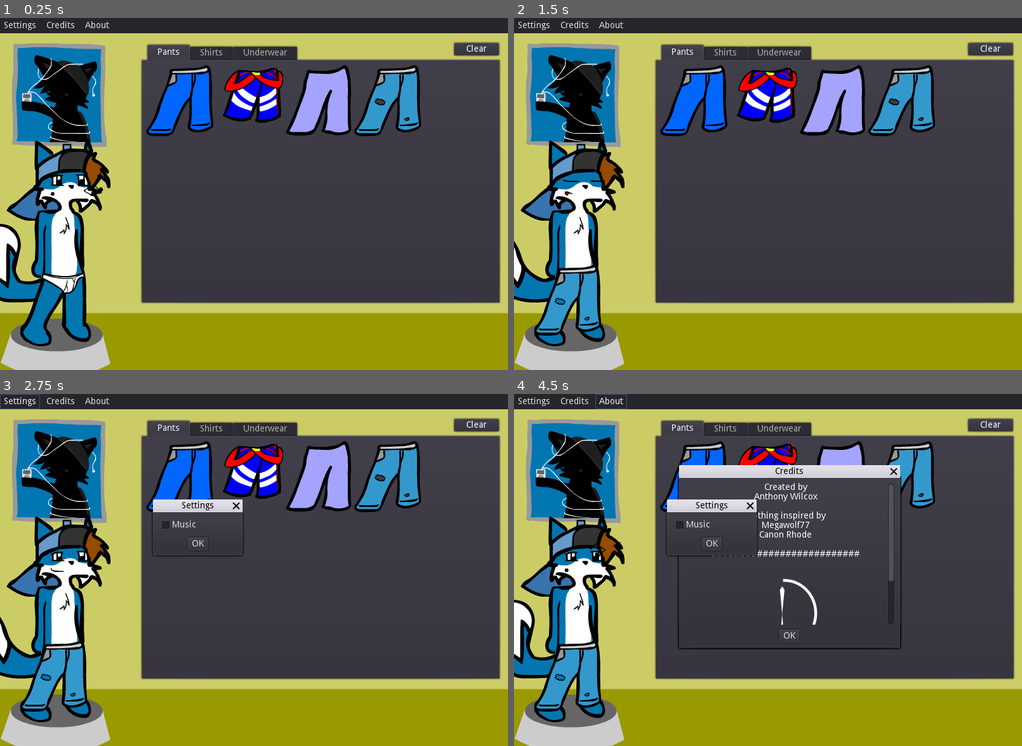
Above: before the commit, frames 1-4 (two rows, left to right).
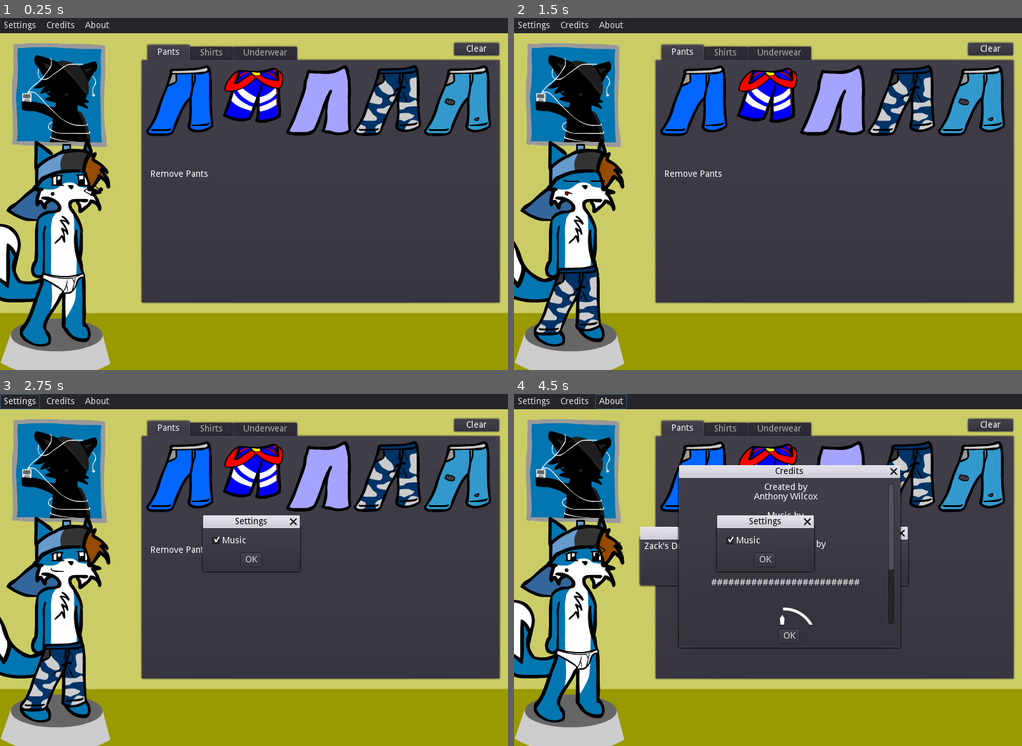
Above: after the commit, the same moments.

Repository: tonytins/dressupzack
Game: Godot game, scene res://GameScreen.tscn
Two runs of this game, one before a commit and one after it. Both use one fixed random seed, a clock stepped at 60 frames per second and the inputs below.
Inputs (mouse positions are in pixels of both pictures, inside the frame that each line leads up to; where the layout moved, square brackets give the same spot in the first picture):
- Up to frame 1 (0.25 s): no input
- Up to frame 2 (1.5 s): click (971, 98) [900, 98] at 0.5 s; click (900, 98) at 1.27 s
- Up to frame 3 (2.75 s): click "Settings" at 2 s
- Up to frame 4 (4.5 s): click (691, 548) at 2.75 s, where only the run after the commit has a clickable "Remove Pants"; click "Credits" at 3.5 s; click "About" at 4.25 s

The runs differ from the first frame. In frame 1, 4.5% of the frame differs, in the area x 1-97%, y 13-94%; in frame 2, 5.5%; in frame 3, 7.2%; in frame 4, 8.5%.

Commit message:
Replaced with piano song
- Replaced with the piano melody with an song find in typical RPGs.
- New Remove Pants/Shirt buttons
- About window was redone with the license moved to it's own dedicated window that now includes CC-BY 4.0 notice as well.
- New assets: blue camo pants and the shirt from the cancelled "What's New Zack?"
- The Zack sprite was modified to work with the new shirt. This doesn't affact older ones, though.

Diff:
--- a/project/Clothes.tscn
+++ b/project/Clothes.tscn
@@ -1,24 +1,26 @@
-[gd_scene load_steps=20 format=2]
+[gd_scene load_steps=22 format=2]
 
 [ext_resource path="res://src/Clothes.gd" type="Script" id=1]
 [ext_resource path="res://assets/DressUp.theme" type="Theme" id=2]
 [ext_resource path="res://assets/jeans.png" type="Texture" id=3]
 [ext_resource path="res://assets/dj_shorts.png" type="Texture" id=4]
 [ext_resource path="res://assets/sweat_pants.png" type="Texture" id=5]
-[ext_resource path="res://assets/beat_up_jeans.png" type="Texture" id=6]
-[ext_resource path="res://assets/old_sweatshirt.png" type="Texture" id=7]
-[ext_resource path="res://assets/dj_shirt.png" type="Texture" id=8]
-[ext_resource path="res://assets/raw_shirt.png" type="Texture" id=9]
-[ext_resource path="res://assets/atomic_shirt.png" type="Texture" id=10]
-[ext_resource path="res://assets/z_shirt.png" type="Texture" id=11]
-[ext_resource path="res://assets/biker_jacket.png" type="Texture" id=12]
-[ext_resource path="res://assets/nl_jacket.png" type="Texture" id=13]
-[ext_resource path="res://assets/korm_shirt.png" type="Texture" id=14]
-[ext_resource path="res://assets/briefs.png" type="Texture" id=15]
-[ext_resource path="res://assets/zbriefs.png" type="Texture" id=16]
-[ext_resource path="res://assets/owo_censor.png" type="Texture" id=17]
-[ext_resource path="res://assets/bottoms_placeholder.png" type="Texture" id=18]
-[ext_resource path="res://assets/tops_placeholder.png" type="Texture" id=19]
+[ext_resource path="res://assets/blue_camo_jeans.png" type="Texture" id=6]
+[ext_resource path="res://assets/beat_up_jeans.png" type="Texture" id=7]
+[ext_resource path="res://assets/old_sweatshirt.png" type="Texture" id=8]
+[ext_resource path="res://assets/dj_shirt.png" type="Texture" id=9]
+[ext_resource path="res://assets/raw_shirt.png" type="Texture" id=10]
+[ext_resource path="res://assets/atomic_shirt.png" type="Texture" id=11]
+[ext_resource path="res://assets/z_shirt.png" type="Texture" id=12]
+[ext_resource path="res://assets/biker_jacket.png" type="Texture" id=13]
+[ext_resource path="res://assets/nl_jacket.png" type="Texture" id=14]
+[ext_resource path="res://assets/korm_shirt.png" type="Texture" id=15]
+[ext_resource path="res://assets/whatsnew_shirt.png" type="Texture" id=16]
+[ext_resource path="res://assets/briefs.png" type="Texture" id=17]
+[ext_resource path="res://assets/zbriefs.png" type="Texture" id=18]
+[ext_resource path="res://assets/owo_censor.png" type="Texture" id=19]
+[ext_resource path="res://assets/bottoms_placeholder.png" type="Texture" id=20]
+[ext_resource path="res://assets/tops_placeholder.png" type="Texture" id=21]
 
 [node name="Clothes" type="Node" index="0"]
 
@@ -90,7 +92,7 @@
 anchor_right = 0.0
 anchor_bottom = 0.0
 margin_left = 2.0
-margin_right = 559.0
+margin_right = 545.0
 margin_bottom = 330.0
 rect_pivot_offset = Vector2( 0, 0 )
 rect_clip_content = false
@@ -98,7 +100,7 @@
 mouse_default_cursor_shape = 0
 size_flags_horizontal = 1
 size_flags_vertical = 1
-columns = 6
+columns = 5
 
 [node name="Jeans" type="TextureButton" parent="RefRect/Wordrobe/Pants/PantsGrid" index="0"]
 
@@ -168,7 +170,7 @@
 texture_normal = ExtResource( 5 )
 _sections_unfolded = [ "Textures" ]
 
-[node name="Beat Up Jeans" type="TextureButton" parent="RefRect/Wordrobe/Pants/PantsGrid" index="3"]
+[node name="Blue Camo Jeans" type="TextureButton" parent="RefRect/Wordrobe/Pants/PantsGrid" index="3"]
 
 anchor_left = 0.0
 anchor_top = 0.0
@@ -190,6 +192,55 @@
 group = null
 texture_normal = ExtResource( 6 )
 _sections_unfolded = [ "Textures" ]
+
+[node name="Beat Up Jeans" type="TextureButton" parent="RefRect/Wordrobe/Pants/PantsGrid" index="4"]
+
+anchor_left = 0.0
+anchor_top = 0.0
+anchor_right = 0.0
+anchor_bottom = 0.0
+margin_left = 437.0
+margin_right = 543.0
+margin_bottom = 112.0
+rect_pivot_offset = Vector2( 0, 0 )
+rect_clip_content = false
+focus_mode = 2
+mouse_filter = 0
+mouse_default_cursor_shape = 0
+size_flags_horizontal = 1
+size_flags_vertical = 1
+toggle_mode = false
+enabled_focus_mode = 2
+shortcut = null
+group = null
+texture_normal = ExtResource( 7 )
+_sections_unfolded = [ "Textures" ]
+
+[node name="Remove Pants" type="Button" parent="RefRect/Wordrobe/Pants/PantsGrid" index="5"]
+
+anchor_left = 0.0
+anchor_top = 0.0
+anchor_right = 0.0
+anchor_bottom = 0.0
+margin_top = 116.0
+margin_right = 106.0
+margin_bottom = 228.0
+rect_min_size = Vector2( 0, 112 )
+rect_pivot_offset = Vector2( 0, 0 )
+rect_clip_content = false
+focus_mode = 2
+mouse_filter = 0
+mouse_default_cursor_shape = 0
+size_flags_horizontal = 1
+size_flags_vertical = 1
+toggle_mode = false
+enabled_focus_mode = 2
+shortcut = null
+group = null
+text = "KRBT"
+flat = true
+align = 1
+_sections_unfolded = [ "Rect" ]
 
 [node name="Shirts" type="Tabs" parent="RefRect/Wordrobe" index="1"]
 
@@ -305,7 +356,7 @@
 anchor_right = 0.0
 anchor_bottom = 0.0
 margin_left = 267.0
-margin_right = 346.0
+margin_right = 352.0
 margin_bottom = 115.0
 rect_pivot_offset = Vector2( 0, 0 )
 rect_clip_content = false
@@ -327,8 +378,8 @@
 anchor_top = 0.0
 anchor_right = 0.0
 anchor_bottom = 0.0
-margin_left = 350.0
-margin_right = 431.0
+margin_left = 356.0
+margin_right = 437.0
 margin_bottom = 115.0
 rect_pivot_offset = Vector2( 0, 0 )
 rect_clip_content = false
@@ -350,8 +401,8 @@
 anchor_top = 0.0
 anchor_right = 0.0
 anchor_bottom = 0.0
-margin_left = 435.0
-margin_right = 520.0
+margin_left = 441.0
+margin_right = 526.0
 margin_bottom = 115.0
 rect_pivot_offset = Vector2( 0, 0 )
 rect_clip_content = false
@@ -411,8 +462,59 @@
 enabled_focus_mode = 2
 shortcut = null
 group = null
-texture_normal = ExtResource( 14 )
-_sections_unfolded = [ "Textures" ]
+texture_normal = ExtResource( 15 )
+_sections_unfolded = [ "Textures" ]
+
+[node name="What's New Shirt" type="TextureButton" parent="RefRect/Wordrobe/Shirts/ShirtsGrid" index="8"]
+
+anchor_left = 0.0
+anchor_top = 0.0
+anchor_right = 0.0
+anchor_bottom = 0.0
+margin_left = 178.0
+margin_top = 119.0
+margin_right = 284.0
+margin_bottom = 234.0
+rect_pivot_offset = Vector2( 0, 0 )
+rect_clip_content = false
+focus_mode = 2
+mouse_filter = 0
+mouse_default_cursor_shape = 0
+size_flags_horizontal = 1
+size_flags_vertical = 1
+toggle_mode = false
+enabled_focus_mode = 2
+shortcut = null
+group = null
+texture_normal = ExtResource( 16 )
+_sections_unfolded = [ "Rect", "Textures" ]
+
+[node name="Remove Shirt" type="Button" parent="RefRect/Wordrobe/Shirts/ShirtsGrid" index="9"]
+
+anchor_left = 0.0
+anchor_top = 0.0
+anchor_right = 0.0
+anchor_bottom = 0.0
+margin_left = 267.0
+margin_top = 119.0
+margin_right = 373.0
+margin_bottom = 234.0
+rect_min_size = Vector2( 0, 112 )
+rect_pivot_offset = Vector2( 0, 0 )
+rect_clip_content = false
+focus_mode = 2
+mouse_filter = 0
+mouse_default_cursor_shape = 0
+size_flags_horizontal = 1
+size_flags_vertical = 1
+toggle_mode = false
+enabled_focus_mode = 2
+shortcut = null
+group = null
+text = "KRTP"
+flat = true
+align = 1
+_sections_unfolded = [ "Rect" ]
 
 [node name="Underwear" type="Tabs" parent="RefRect/Wordrobe" index="2"]
 
@@ -580,8 +682,12 @@
 
 [connection signal="pressed" from="RefRect/Wordrobe/Pants/PantsGrid/Sweats" to="." method="_on_Sweats_pressed"]
 
+[connection signal="pressed" from="RefRect/Wordrobe/Pants/PantsGrid/Blue Camo Jeans" to="." method="_on_Blue_Camo_Jeans_pressed"]
+
 [connection signal="pressed" from="RefRect/Wordrobe/Pants/PantsGrid/Beat Up Jeans" to="." method="_on_Beat_Up_Jeans_pressed"]
 
+[connection signal="pressed" from="RefRect/Wordrobe/Pants/PantsGrid/Remove Pants" to="." method="_on_Remove_Pants_pressed"]
+
 [connection signal="pressed" from="RefRect/Wordrobe/Shirts/ShirtsGrid/Sweatshirt" to="." method="_on_Sweatshirt_pressed"]
 
 [connection signal="pressed" from="RefRect/Wordrobe/Shirts/ShirtsGrid/DJ Shirt" to="." method="_on_DJ_Shirt_pressed"]
@@ -598,6 +704,10 @@
 
 [connection signal="pressed" from="RefRect/Wordrobe/Shirts/ShirtsGrid/Korm Shirt" to="." method="_on_Korm_Shirt_pressed"]
 
+[connection signal="pressed" from="RefRect/Wordrobe/Shirts/ShirtsGrid/What's New Shirt" to="." method="_on_Whats_New_Shirt_pressed"]
+
+[connection signal="pressed" from="RefRect/Wordrobe/Shirts/ShirtsGrid/Remove Shirt" to="." method="_on_Remove_Shirt_pressed"]
+
 [connection signal="pressed" from="RefRect/Wordrobe/Underwear/UndiesGrid/Briefs" to="." method="_on_Briefs_pressed"]
 
 [connection signal="pressed" from="RefRect/Wordrobe/Underwear/UndiesGrid/ZBriefs" to="." method="_on_ZBriefs_pressed"]
--- a/project/GameScreen.tscn
+++ b/project/GameScreen.tscn
@@ -7,7 +7,7 @@
 [ext_resource path="res://Clothes.tscn" type="PackedScene" id=5]
 [ext_resource path="res://Interface.tscn" type="PackedScene" id=6]
 
-[node name="GameScreen" type="Node" index="0"]
+[node name="GameScreen" type="Node"]
 
 script = ExtResource( 1 )
 
--- a/project/Interface.tscn
+++ b/project/Interface.tscn
@@ -1,7 +1,7 @@
 [gd_scene load_steps=3 format=2]
 
 [ext_resource path="res://src/Interface.gd" type="Script" id=1]
-[ext_resource path="res://music/piano.ogg" type="AudioStream" id=2]
+[ext_resource path="res://music/song.ogg" type="AudioStream" id=2]
 
 [node name="Interface" type="Control"]
 
@@ -25,11 +25,11 @@
 stream = ExtResource( 2 )
 volume_db = 0.0
 pitch_scale = 1.0
-autoplay = false
+autoplay = true
 mix_target = 0
 bus = "Master"
 
-[node name="RefRect" type="ReferenceRect" parent="." index="1"]
+[node name="GMRefRect" type="ReferenceRect" parent="." index="1"]
 
 anchor_left = 0.0
 anchor_top = 0.0
@@ -47,7 +47,7 @@
 size_flags_vertical = 1
 _sections_unfolded = [ "Anchor", "Grow Direction", "Margin", "Rect" ]
 
-[node name="GPanel" type="Panel" parent="RefRect" index="0"]
+[node name="GPanel" type="Panel" parent="GMRefRect" index="0"]
 
 anchor_left = 0.0
 anchor_top = 0.0
@@ -60,7 +60,7 @@
 size_flags_horizontal = 1
 size_flags_vertical = 1
 
-[node name="HBoxContainer" type="HBoxContainer" parent="RefRect/GPanel" index="0"]
+[node name="HBoxContainer" type="HBoxContainer" parent="GMRefRect/GPanel" index="0"]
 
 anchor_left = 0.0
 anchor_top = 0.0
@@ -74,7 +74,7 @@
 size_flags_vertical = 1
 alignment = 0
 
-[node name="SettingsBtn" type="Button" parent="RefRect/GPanel/HBoxContainer" index="0"]
+[node name="SettingsBtn" type="Button" parent="GMRefRect/GPanel/HBoxContainer" index="0"]
 
 anchor_left = 0.0
 anchor_top = 0.0
@@ -97,7 +97,7 @@
 flat = true
 align = 1
 
-[node name="CreditsBtn" type="Button" parent="RefRect/GPanel/HBoxContainer" index="1"]
+[node name="CreditsBtn" type="Button" parent="GMRefRect/GPanel/HBoxContainer" index="1"]
 
 anchor_left = 0.0
 anchor_top = 0.0
@@ -121,7 +121,7 @@
 flat = true
 align = 1
 
-[node name="AboutBtn" type="Button" parent="RefRect/GPanel/HBoxContainer" index="2"]
+[node name="AboutBtn" type="Button" parent="GMRefRect/GPanel/HBoxContainer" index="2"]
 
 anchor_left = 0.0
 anchor_top = 0.0
@@ -146,17 +146,18 @@
 align = 1
 _sections_unfolded = [ "Margin" ]
 
-[node name="AboutWin" type="AcceptDialog" parent="." index="2"]
-
+[node name="AboutWin" type="WindowDialog" parent="." index="2"]
+
+editor/display_folded = true
 visible = false
 anchor_left = 0.0
 anchor_top = 0.0
 anchor_right = 0.0
 anchor_bottom = 0.0
-margin_left = 260.0
-margin_top = 132.0
-margin_right = 608.0
-margin_bottom = 400.0
+margin_left = 199.0
+margin_top = 229.0
+margin_right = 620.0
+margin_bottom = 301.0
 rect_pivot_offset = Vector2( 0, 0 )
 rect_clip_content = false
 mouse_filter = 0
@@ -166,49 +167,114 @@
 popup_exclusive = false
 window_title = "KABO"
 resizable = false
-dialog_hide_on_ok = true
-
-[node name="AboutTxt" type="RichTextLabel" parent="AboutWin" index="3"]
+_sections_unfolded = [ "Dialog", "Rect" ]
+
+[node name="AboutRefRect" type="ReferenceRect" parent="AboutWin" index="1"]
 
 anchor_left = 0.0
 anchor_top = 0.0
 anchor_right = 1.0
 anchor_bottom = 1.0
-margin_left = 8.0
-margin_top = 8.0
-margin_right = -8.0
-margin_bottom = -36.0
+rect_pivot_offset = Vector2( 0, 0 )
+rect_clip_content = false
+mouse_filter = 0
+mouse_default_cursor_shape = 0
+size_flags_horizontal = 1
+size_flags_vertical = 1
+
+[node name="AboutTxt" type="RichTextLabel" parent="AboutWin/AboutRefRect" index="0"]
+
+anchor_left = 1.0
+anchor_top = 1.0
+anchor_right = 1.0
+anchor_bottom = 1.0
+margin_left = -415.0
+margin_top = -68.0
+margin_right = -5.0
+margin_bottom = -34.0
 rect_pivot_offset = Vector2( 0, 0 )
 rect_clip_content = true
-focus_mode = 2
-mouse_filter = 0
-mouse_default_cursor_shape = 0
-size_flags_horizontal = 1
-size_flags_vertical = 1
-bbcode_enabled = true
-bbcode_text = "Zack's Dress Up is a dress up game created by Anthony Wilcox.
-
-This is free software: you can redistribute it and/or modify it under the terms of the GNU General Public License as published by the Free Software Foundation; either version 3 of the License, or (at your option) any later version.
-
-Zack's Dress Up is distributed in the hope that it will be useful, but WITHOUT ANY WARRANTY; without even the implied warranty of MERCHANTABILITY or FITNESS FOR A PARTICULAR PURPOSE.  See the GNU General Public License for more details.
-
-You should have received a copy of the GNU General Public License along with Zack's Dress Up. If not, see: https://www.gnu.org/licenses/"
+mouse_filter = 0
+mouse_default_cursor_shape = 0
+size_flags_horizontal = 1
+size_flags_vertical = 1
+bbcode_enabled = false
+bbcode_text = ""
 visible_characters = -1
 percent_visible = 1.0
 meta_underlined = true
 tab_size = 4
-text = "Zack's Dress Up is a dress up game created by Anthony Wilcox.
-
-This is free software: you can redistribute it and/or modify it under the terms of the GNU General Public License as published by the Free Software Foundation; either version 3 of the License, or (at your option) any later version.
-
-Zack's Dress Up is distributed in the hope that it will be useful, but WITHOUT ANY WARRANTY; without even the implied warranty of MERCHANTABILITY or FITNESS FOR A PARTICULAR PURPOSE.  See the GNU General Public License for more details.
-
-You should have received a copy of the GNU General Public License along with Zack's Dress Up. If not, see: https://www.gnu.org/licenses/"
+text = "Zack's Dress Up is a dress up game created by Anthony Wilcox."
 scroll_active = true
 scroll_following = false
-selection_enabled = true
+selection_enabled = false
 override_selected_font_color = false
-_sections_unfolded = [ "BBCode" ]
+_sections_unfolded = [ "Anchor", "Margin", "Rect" ]
+
+[node name="AboutBtnHBox" type="HBoxContainer" parent="AboutWin/AboutRefRect" index="1"]
+
+anchor_left = 0.0
+anchor_top = 1.0
+anchor_right = 1.0
+anchor_bottom = 1.0
+margin_top = -28.0
+margin_bottom = -8.0
+rect_pivot_offset = Vector2( 0, 0 )
+rect_clip_content = false
+mouse_filter = 1
+mouse_default_cursor_shape = 0
+size_flags_horizontal = 1
+size_flags_vertical = 1
+alignment = 1
+_sections_unfolded = [ "Margin", "Rect" ]
+
+[node name="LicenseBtn" type="Button" parent="AboutWin/AboutRefRect/AboutBtnHBox" index="0"]
+
+anchor_left = 0.0
+anchor_top = 0.0
+anchor_right = 0.0
+anchor_bottom = 0.0
+margin_left = 173.0
+margin_right = 213.0
+margin_bottom = 20.0
+rect_pivot_offset = Vector2( 0, 0 )
+rect_clip_content = false
+focus_mode = 2
+mouse_filter = 0
+mouse_default_cursor_shape = 0
+size_flags_horizontal = 1
+size_flags_vertical = 1
+toggle_mode = false
+enabled_focus_mode = 2
+shortcut = null
+group = null
+text = "KLIC"
+flat = false
+align = 1
+
+[node name="CloseAbtBtn" type="Button" parent="AboutWin/AboutRefRect/AboutBtnHBox" index="1"]
+
+anchor_left = 0.0
+anchor_top = 0.0
+anchor_right = 0.0
+anchor_bottom = 0.0
+margin_left = 217.0
+margin_right = 247.0
+margin_bottom = 20.0
+rect_pivot_offset = Vector2( 0, 0 )
+rect_clip_content = false
+focus_mode = 2
+mouse_filter = 0
+mouse_default_cursor_shape = 0
+size_flags_horizontal = 1
+size_flags_vertical = 1
+toggle_mode = false
+enabled_focus_mode = 2
+shortcut = null
+group = null
+text = "Ok"
+flat = false
+align = 1
 
 [node name="CreditsWin" type="AcceptDialog" parent="." index="3"]
 
@@ -252,6 +318,9 @@
 bbcode_enabled = true
 bbcode_text = "[center]Created by
 Anthony Wilcox
+
+Music by
+Augmentality
 
 Clothing inspired by
 Megawolf77
@@ -269,6 +338,9 @@
 text = "Created by
 Anthony Wilcox
 
+Music by
+Augmentality
+
 Clothing inspired by
 Megawolf77
 Canon Rhode
@@ -286,15 +358,16 @@
 
 [node name="SettingsWin" type="AcceptDialog" parent="." index="4"]
 
+editor/display_folded = true
 visible = false
 anchor_left = 0.0
 anchor_top = 0.0
 anchor_right = 0.0
 anchor_bottom = 0.0
-margin_left = 241.0
-margin_top = 186.0
-margin_right = 382.0
-margin_bottom = 254.0
+margin_left = 320.0
+margin_top = 211.0
+margin_right = 472.0
+margin_bottom = 279.0
 rect_pivot_offset = Vector2( 0, 0 )
 rect_clip_content = false
 mouse_filter = 0
@@ -313,9 +386,9 @@
 anchor_top = 0.5
 anchor_right = 0.5
 anchor_bottom = 0.5
-margin_left = -62.5
+margin_left = -68.0
 margin_top = -26.0
-margin_right = 62.5
+margin_right = 68.0
 margin_bottom = -2.0
 rect_pivot_offset = Vector2( 0, 0 )
 rect_clip_content = false
@@ -323,7 +396,7 @@
 mouse_default_cursor_shape = 0
 size_flags_horizontal = 1
 size_flags_vertical = 1
-columns = 2
+columns = 3
 
 [node name="Languages" type="MenuButton" parent="SettingsWin/Grid" index="0"]
 
@@ -358,8 +431,7 @@
 anchor_top = 0.0
 anchor_right = 0.0
 anchor_bottom = 0.0
-margin_left = 60.0
-margin_right = 125.0
+margin_right = 65.0
 margin_bottom = 24.0
 rect_pivot_offset = Vector2( 0, 0 )
 rect_clip_content = false
@@ -369,6 +441,7 @@
 size_flags_horizontal = 1
 size_flags_vertical = 1
 toggle_mode = true
+pressed = true
 enabled_focus_mode = 2
 shortcut = null
 group = null
@@ -376,10 +449,95 @@
 flat = false
 align = 1
 
-[connection signal="pressed" from="RefRect/GPanel/HBoxContainer/SettingsBtn" to="." method="_on_SettingsBtn_pressed"]
-
-[connection signal="pressed" from="RefRect/GPanel/HBoxContainer/CreditsBtn" to="." method="_on_CreditsBtn_pressed"]
-
-[connection signal="pressed" from="RefRect/GPanel/HBoxContainer/AboutBtn" to="." method="_on_AboutBtn_pressed"]
+[node name="LicenseWin" type="AcceptDialog" parent="." index="5"]
+
+editor/display_folded = true
+visible = false
+anchor_left = 0.0
+anchor_top = 0.0
+anchor_right = 0.0
+anchor_bottom = 0.0
+margin_left = 209.0
+margin_top = 129.0
+margin_right = 613.0
+margin_bottom = 404.0
+rect_pivot_offset = Vector2( 0, 0 )
+rect_clip_content = false
+mouse_filter = 0
+mouse_default_cursor_shape = 0
+size_flags_horizontal = 1
+size_flags_vertical = 1
+popup_exclusive = false
+window_title = "KLIC"
+resizable = false
+dialog_hide_on_ok = true
+_sections_unfolded = [ "Dialog" ]
+
+[node name="LicenseTxt" type="RichTextLabel" parent="LicenseWin" index="3"]
+
+anchor_left = 0.0
+anchor_top = 0.0
+anchor_right = 0.0
+anchor_bottom = 0.0
+margin_left = 8.0
+margin_top = 8.0
+margin_right = 396.0
+margin_bottom = 239.0
+rect_pivot_offset = Vector2( 0, 0 )
+rect_clip_content = true
+mouse_filter = 0
+mouse_default_cursor_shape = 0
+size_flags_horizontal = 1
+size_flags_vertical = 1
+bbcode_enabled = true
+bbcode_text = "Zack's Dress Up is free software: you can redistribute it and/or modify it under the terms of the GNU General Public License as published by the Free Software Foundation; either version 3 of the License, or (at your option) any later version.
+
+Zack's Dress Up is distributed in the hope that it will be useful, but WITHOUT ANY WARRANTY; without even the implied warranty of MERCHANTABILITY or FITNESS FOR A PARTICULAR PURPOSE.  See the GNU General Public License for more details.
+
+You should have received a copy of the GNU General Public License along with Zack's Dress Up. If not, see: https://www.gnu.org/licenses/
+
+[center]##########################[/center]
+
+Zack's Dress Up (c) by Anthony Wilcox
+
+Zack's Dress Up is licensed under a Creative Commons
+Attribution-ShareAlike 4.0 International License.
+
+You should have received a copy of the license along with this work.
+If not, see <http://creativecommons.org/licenses/by-sa/4.0/>."
+visible_characters = -1
+percent_visible = 1.0
+meta_underlined = true
+tab_size = 4
+text = "Zack's Dress Up is free software: you can redistribute it and/or modify it under the terms of the GNU General Public License as published by the Free Software Foundation; either version 3 of the License, or (at your option) any later version.
+
+Zack's Dress Up is distributed in the hope that it will be useful, but WITHOUT ANY WARRANTY; without even the implied warranty of MERCHANTABILITY or FITNESS FOR A PARTICULAR PURPOSE.  See the GNU General Public License for more details.
+
+You should have received a copy of the GNU General Public License along with Zack's Dress Up. If not, see: https://www.gnu.org/licenses/
+
+##########################
+
+Zack's Dress Up (c) by Anthony Wilcox
+
+Zack's Dress Up is licensed under a Creative Commons
+Attribution-ShareAlike 4.0 International License.
+
+You should have received a copy of the license along with this work.
+If not, see <http://creativecommons.org/licenses/by-sa/4.0/>."
+scroll_active = true
+scroll_following = false
+selection_enabled = false
+override_selected_font_color = false
+_sections_unfolded = [ "BBCode" ]
+
+[connection signal="pressed" from="GMRefRect/GPanel/HBoxContainer/SettingsBtn" to="." method="_on_SettingsBtn_pressed"]
+
+[connection signal="pressed" from="GMRefRect/GPanel/HBoxContainer/CreditsBtn" to="." method="_on_CreditsBtn_pressed"]
+
+[connection signal="pressed" from="GMRefRect/GPanel/HBoxContainer/AboutBtn" to="." method="_on_AboutBtn_pressed"]
+
+[connection signal="pressed" from="AboutWin/AboutRefRect/AboutBtnHBox/LicenseBtn" to="." method="_on_LicenseBtn_pressed"]
+
+[connection signal="pressed" from="AboutWin/AboutRefRect/AboutBtnHBox/CloseAbtBtn" to="." method="_on_CloseAbtBtn_pressed"]
 
 [connection signal="toggled" from="SettingsWin/Grid/MusicBtn" to="." method="_on_MusicBtn_toggled"]
--- a/project/lang/local.csv
+++ b/project/lang/local.csv
@@ -3,11 +3,14 @@
 KSWD,Swedish,Svenska
 KBOT,Pants,Byxor
 KTOP,Shirts,Skjorta
+KRTP,Remove Shirt,Ta av skjortan
+KRBT,Remove Pants,Ta bort byxor
 KUND,Underwear,Underkläder
 KCLR,Clear,Klar
 KMUS,Music,Musik
 KCRE,Credits,Eftertexter
 KABO,About,Handla om
+KLIC,License,Licens
 KSOO,Coming Soon,Kommer snart
 KHELP,Help,Hjälp
 KSET,Settings,Inställningar
--- a/project/src/Clothes.gd
+++ b/project/src/Clothes.gd
@@ -75,7 +75,19 @@
 func _on_NL_Jacket_pressed():
 	change_tops(load("res://assets/nl_jacket.png"))
 
+func _on_Blue_Camo_Jeans_pressed():
+	change_bottoms(load("res://assets/blue_camo_jeans.png"))
+
 func _on_ClearBtn_pressed():
 	change_bottoms(null)
 	change_undies(load("res://assets/briefs.png"))
 	change_tops(null)
+
+func _on_Whats_New_Shirt_pressed():
+	change_tops(load("res://assets/whatsnew_shirt.png"))
+
+func _on_Remove_Shirt_pressed():
+	change_tops(null)
+
+func _on_Remove_Pants_pressed():
+	change_bottoms(null)
--- a/project/src/Interface.gd
+++ b/project/src/Interface.gd
@@ -2,21 +2,23 @@
 # See the LICENSE file in the project root for more information.
 extends Control
 
-onready var about_win = $AboutWin
-onready var credits_win = $CreditsWin
-onready var settings_win = $SettingsWin
-
 func _on_AboutBtn_pressed():
-	about_win.show()
+	$AboutWin.show()
 
 func _on_CreditsBtn_pressed():
-	credits_win.show()
+	$CreditsWin.show()
 
 func _on_SettingsBtn_pressed():
-	settings_win.show()
+	$SettingsWin.show()
+
+func _on_LicenseBtn_pressed():
+	$LicenseWin.show()
+
+func _on_CloseAbtBtn_pressed():
+	$AboutWin.hide()
 
 func _on_MusicBtn_toggled(button_pressed):
 	if button_pressed == true:
-		$Music.play()
+		$Music.playing = true
 	else:
-		$Music.stop()
+		$Music.playing = false
Not shown: 11 places in project/Clothes.tscn that only renumber resources
Binary file added: project/assets/blue_camo_jeans.png
Not shown, added: project/assets/blue_camo_jeans.png.import
Binary file added: project/assets/whatsnew_shirt.png
Not shown, added: project/assets/whatsnew_shirt.png.import
Binary file changed: project/assets/zack_base.png
Binary file changed: project/lang/local.en.translation
Binary file changed: project/lang/local.sv.translation
Not shown, removed: project/music/piano.ogg.import
Not shown, added: project/music/song.ogg.import
Not shown, removed: project/music/piano.ogg
Not shown, added: project/music/song.ogg
